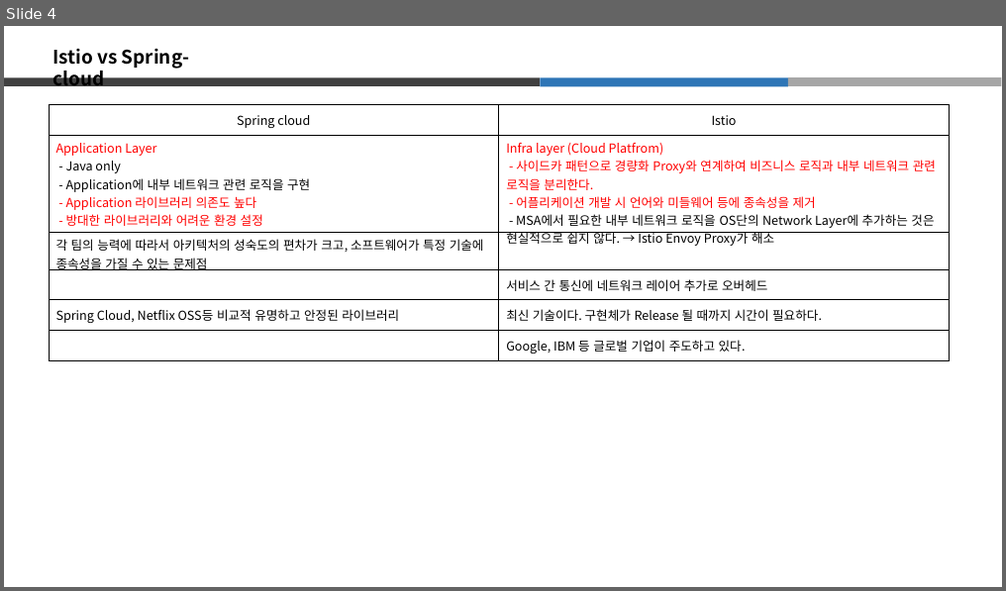
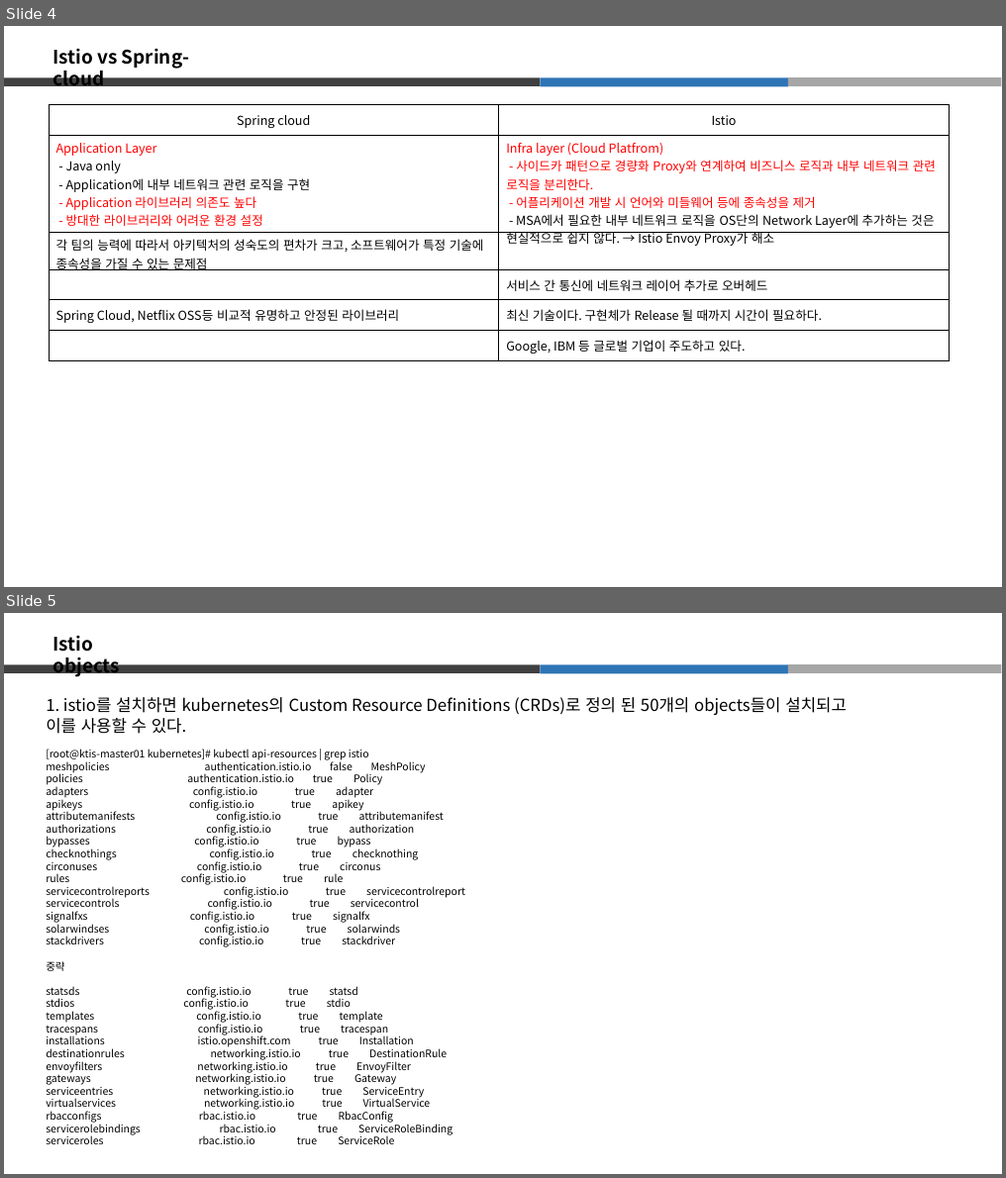
Before and after one commit to hkkkkq/fjfffffdsfdasfdsafdsafjfffffdsfdasfdsafdsafjfffffdsfdasfdsafdsafjfffffdsfdasfdsafdsa, a slide deck: deliverables/13. Tech Support/istio/Istio 소개.pptx. Shown one above the other, each under a label of ours: slide 4 before the commit, slides 4 and 5 after it. The pictures are 1006x591 and 1006x1178 pixels, drawn with LibreOffice and Linux fonts; fonts in the diff are those of the drawing. Boxes give left, top, right and bottom in pixels: in the first picture for what was removed or moved away, otherwise in the second. Text is boxed around its words. In the diff, an @@ line names an element or a change of style, - is before the commit and + after.

```diff
--- a/deliverables/13. Tech Support/istio/Istio 소개.pptx
+++ b/deliverables/13. Tech Support/istio/Istio 소개.pptx
@@ slide 5 added at <box>4,613,1002,1174</box>, background #FFFFFF @@
@@ text added at <box>53,635,120,677</box>, 18 pt, text #000000, bold @@
+Istio objects
@@ rectangle added at <box>4,664,540,672</box>, fill #404040 @@
@@ rectangle added at <box>540,664,788,673</box>, fill #2E75B6 @@
@@ rectangle added at <box>788,664,1001,673</box>, fill #A6A6A6 @@
@@ text added at <box>46,697,846,1145</box>, 10 pt, text #000000 @@
+1. istio를 설치하면 kubernetes의 Custom Resource Definitions (CRDs)로 정의 된 50개의 objects들이 설치되고
+이를 사용할 수 있다.
+[root@ktis-master01 kubernetes]# kubectl api-resources | grep istio
+meshpolicies authentication.istio.io false MeshPolicy
+policies authentication.istio.io true Policy
+adapters config.istio.io true adapter
+apikeys config.istio.io true apikey
+attributemanifests config.istio.io true attributemanifest
+authorizations config.istio.io true authorization
+bypasses config.istio.io true bypass
+checknothings config.istio.io true checknothing
+circonuses config.istio.io true circonus
+rules config.istio.io true rule
+servicecontrolreports config.istio.io true servicecontrolreport
+servicecontrols config.istio.io true servicecontrol
+signalfxs config.istio.io true signalfx
+solarwindses config.istio.io true solarwinds
+stackdrivers config.istio.io true stackdriver
+중략
+statsds config.istio.io true statsd
+stdios config.istio.io true stdio
+templates config.istio.io true template
+tracespans config.istio.io true tracespan
+installations istio.openshift.com true Installation
+destinationrules networking.istio.io true DestinationRule
+envoyfilters networking.istio.io true EnvoyFilter
+gateways networking.istio.io true Gateway
+serviceentries networking.istio.io true ServiceEntry
+virtualservices networking.istio.io true VirtualService
+rbacconfigs rbac.istio.io true RbacConfig
+servicerolebindings rbac.istio.io true ServiceRoleBinding
+serviceroles rbac.istio.io true ServiceRole
```
Also in this commit, not shown: 4 other slides added.
